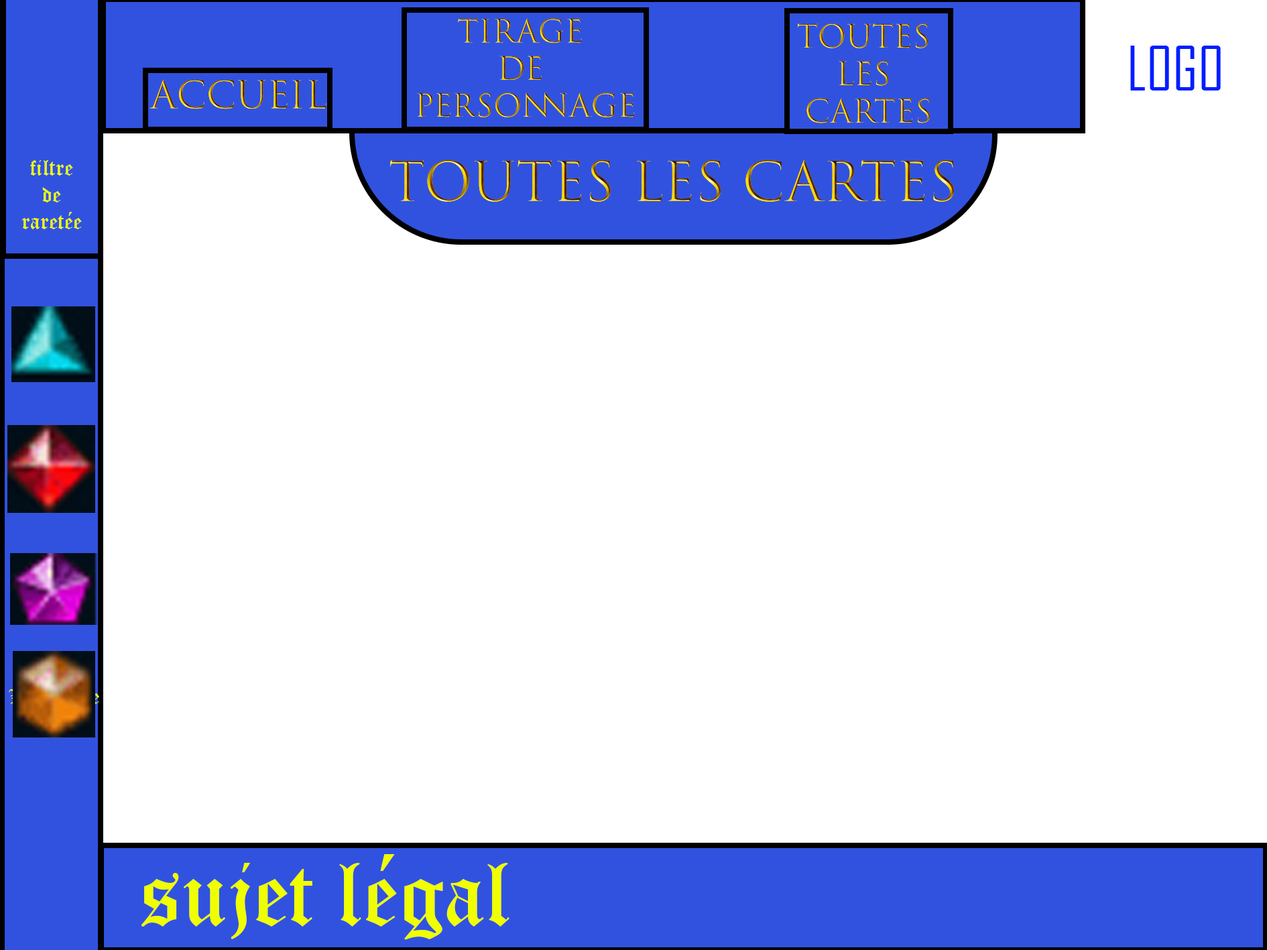
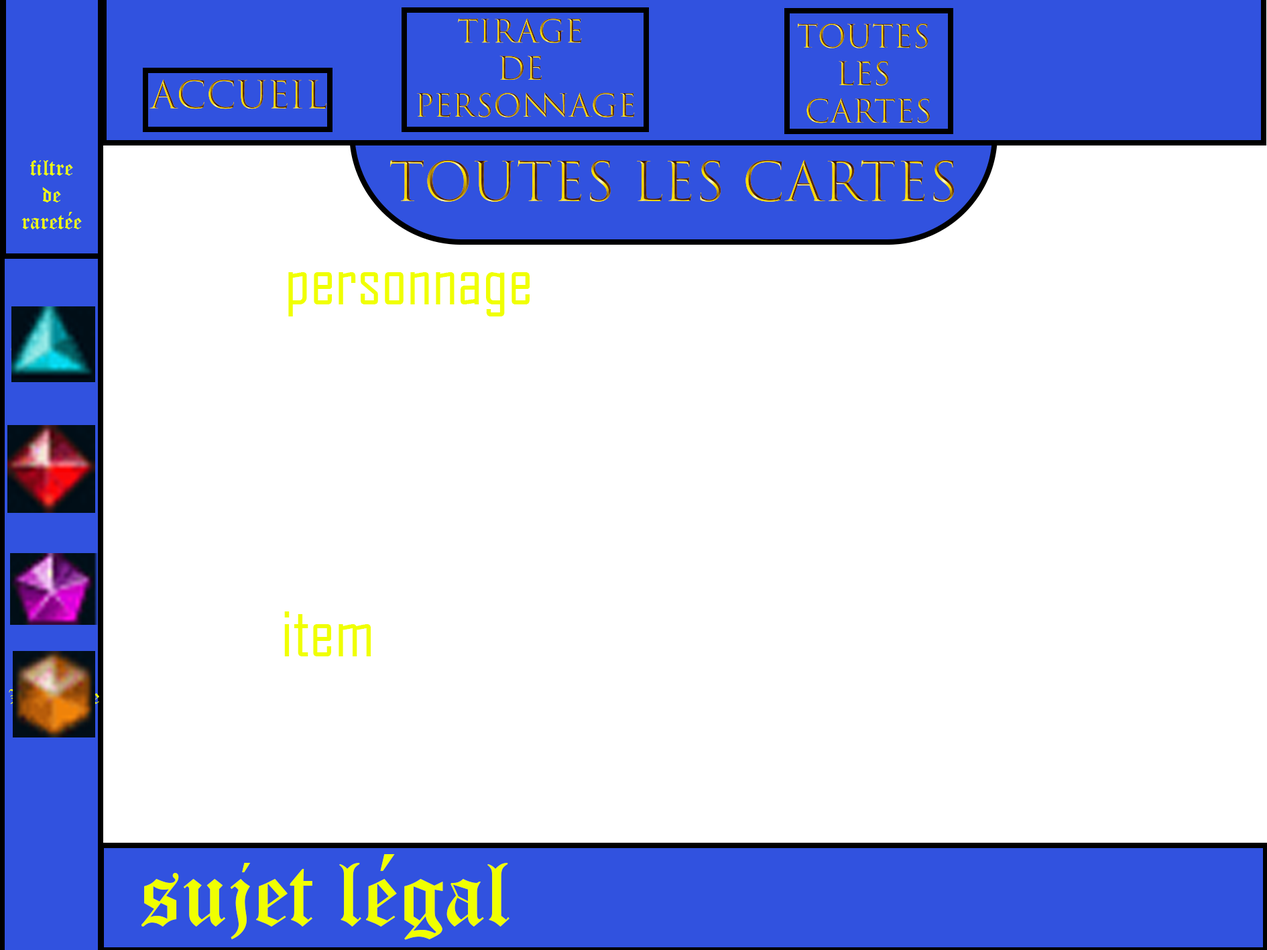
Layer changes from the first 1267×950 image to the second:
added layer "personnage" above "item" over 288, 272, 530, 317
added layer "item" above "Image 5 copie 2" over 284, 611, 371, 657
removed layer "LOGO" over 1130, 45, 1221, 91
painted on "Rectangle 2" over 103, 0, 1267, 146
